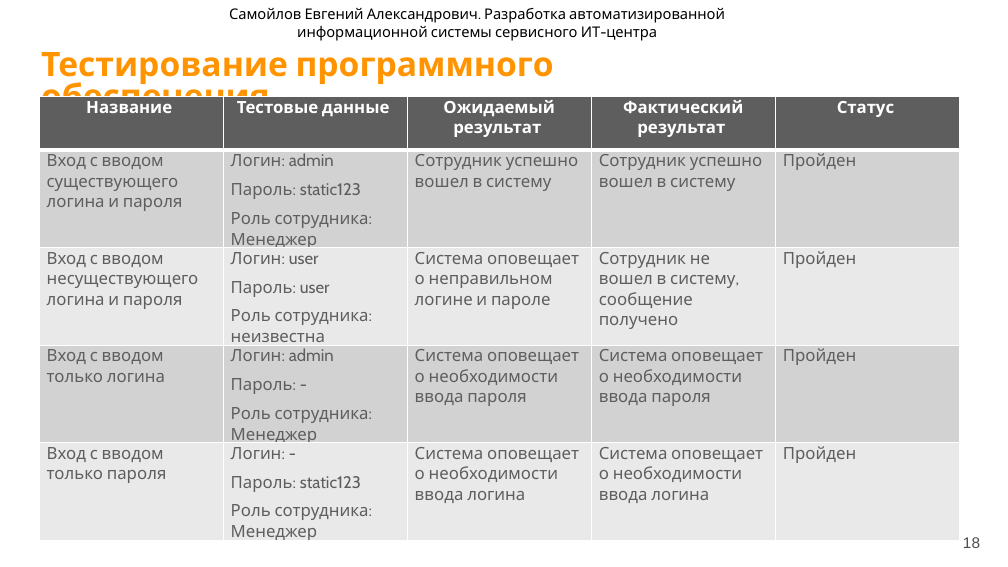
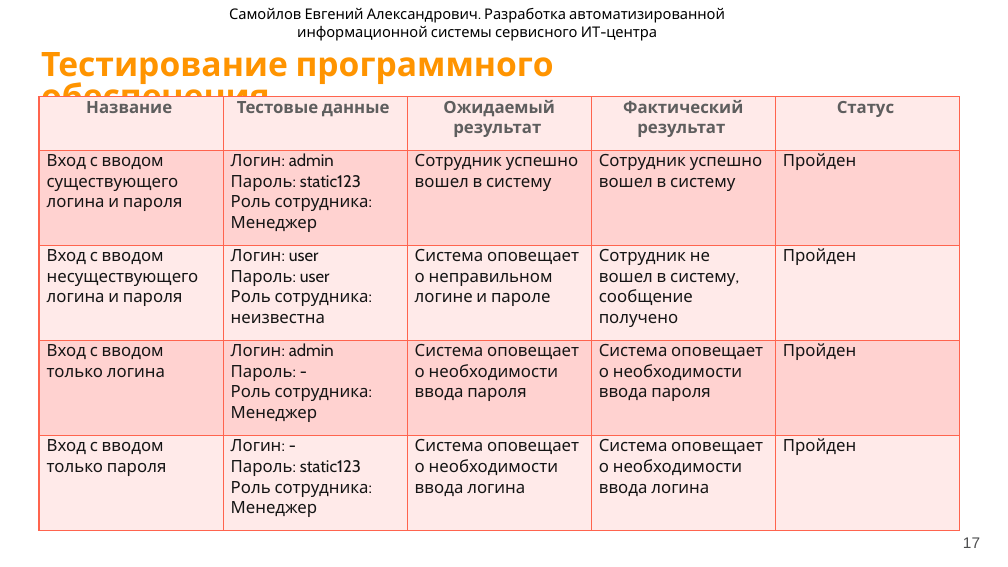
Before and after one commit to doesdi/diploma, a slide deck: slide 17 of Презентация_ВКР.pptx (slide 18 before the commit). Drawn at 1008x567 pixels with LibreOffice and Linux fonts; fonts in the diff are those of the drawing; background and template pictures are left out. Boxes give left, top, right and bottom in pixels: in the first picture for what was removed or moved away, otherwise in the second. Text is boxed around its words. In the diff, an @@ line names an element or a change of style, - is before the commit and + after.

```diff
--- a/Презентация_ВКР.pptx
+++ b/Презентация_ВКР.pptx
@@ table at bbox=[39, 97, 962, 531] @@
@@ fill #5E5E5E to #FFEAE9 in row 1 @@
@@ fill #D2D2D2 to #FFD3D0 in 10 cells @@
@@ fill #EAEAEA to #FFEAE9 in 10 cells @@
@@ text colour #FFFFFF to #5E5E5E in "Название", "Тестовые данные", "Ожидаемый результат", "Фактический результат" and 1 more places @@
@@ text colour #5E5E5E to #151515 @@
@@ less space between paragraphs @@
@@ borders changed @@
@@ page number at bbox=[963, 537, 980, 548]: text changed @@
-18
+17
```
Also in this commit, not shown: 11 other slides changed, 1 slide added, 1 slide removed, 5 other files.
